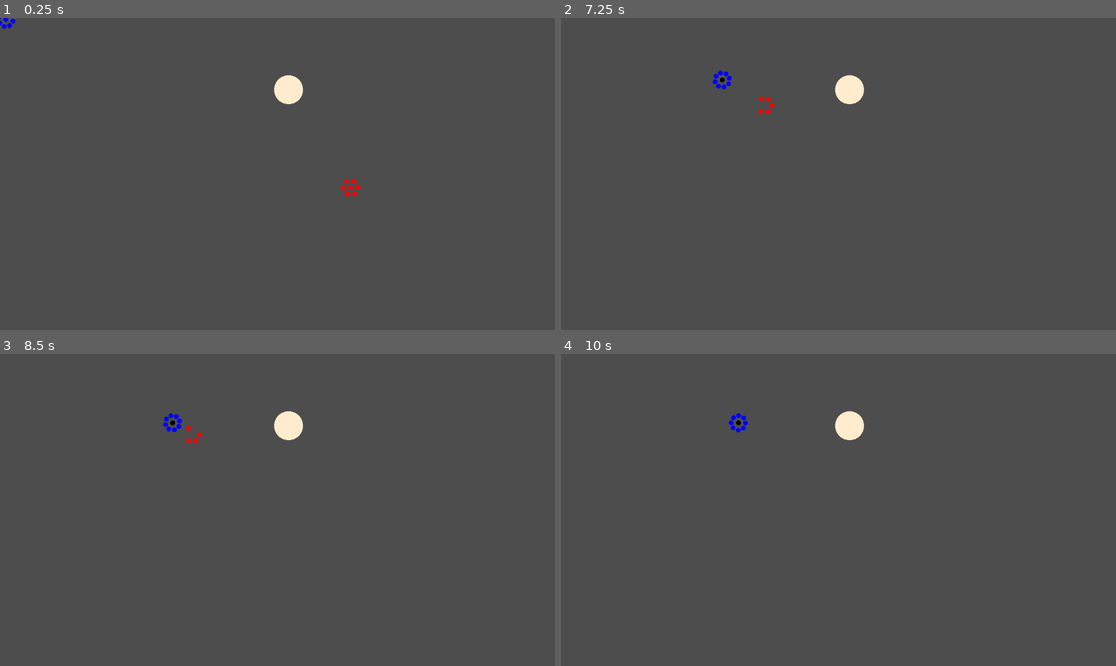
Above: before the commit, frames 1-4 (two rows, left to right).
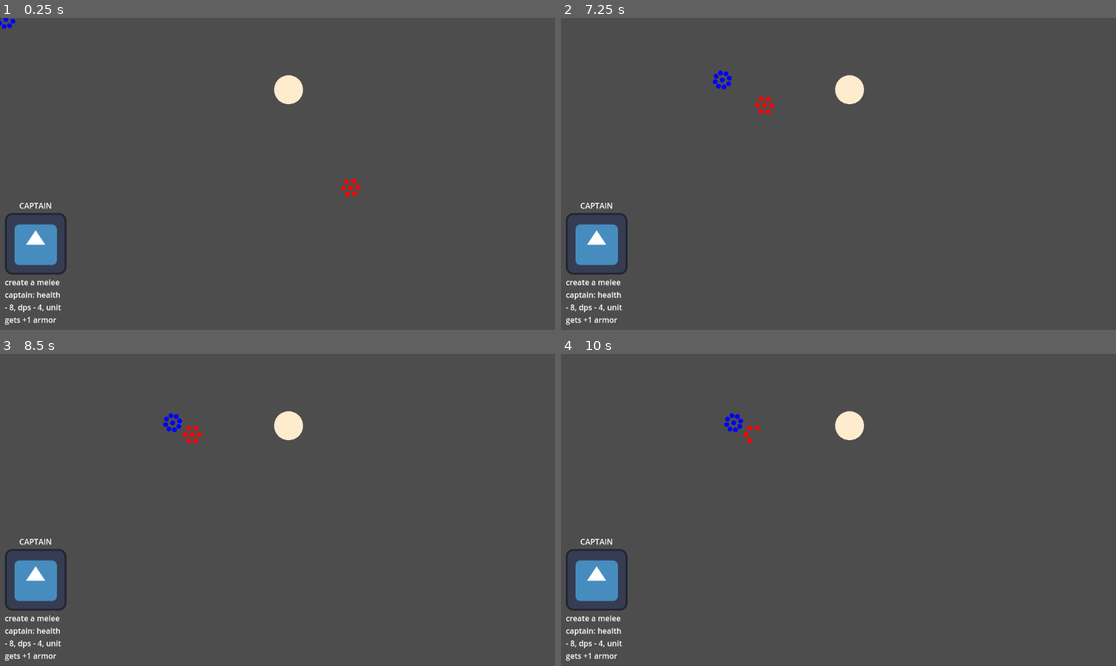
Above: after the commit, the same moments.

Repository: the-alex-g/CardGame
Game: Godot game, scene res://world/world.tscn
Same seed, same stepped clock (60 frames per second), same inputs: the game is played once before the commit and once after it. The engine's default icon, where the game draws it, is replaced by a stand-in: a white triangle on a blue panel in a dark square.
Inputs (mouse positions are in pixels of both pictures, inside the frame that each line leads up to):
- Up to frame 1 (0.25 s): no input
- Up to frame 2 (7.25 s): move the mouse to (572, 21) at 0.52 s; click (572, 21) at 0.67 s; move the mouse to (888, 177) at 1.27 s; click (888, 177) at 1.42 s; move the mouse to (849, 89) at 2.02 s; click (849, 89) at 2.17 s; move the mouse to (810, 236) at 2.77 s; click (810, 236) at 2.92 s; move the mouse to (1005, 220) at 3.52 s; click (1005, 220) at 3.67 s; move the mouse to (672, 127) at 4.27 s; click (672, 127) at 4.42 s; move the mouse to (866, 174) at 5.02 s; click (866, 174) at 5.17 s; move the mouse to (755, 96) at 5.77 s; click (755, 96) at 5.92 s; move the mouse to (960, 158) at 6.52 s; click (960, 158) at 6.67 s
- Up to frame 3 (8.5 s): move the mouse to (166, 525) at 7.27 s; click (166, 525) at 7.42 s; move the mouse to (333, 441) at 8.02 s; click (333, 441) at 8.17 s
- Up to frame 4 (10 s): tap Enter at 8.75 s; move the mouse to (810, 572) at 8.77 s; click (810, 572) at 8.92 s; tap Space at 9.5 s; move the mouse to (1005, 556) at 9.52 s; click (1005, 556) at 9.67 s

The runs differ from the first frame. In frame 1, 1.7% of the frame differs, in the area x 0-13%, y 59-99%; in frame 2, 1.8%; in frame 3, 1.8%; in frame 4, 1.9%, in the area x 0-36%, y 18-99%.

Commit message:
Get cards to work
Getting the captains to work required a wierd bit of work-around code
You can turn a dictionary into a card object, which you can select and place the object

Diff:
--- /dev/null
+++ b/project/cards/card.gd
@@ -0,0 +1,46 @@
+class_name Card
+extends Control
+
+var card_info : Dictionary
+var _focused := false
+
+@onready var _title : Label = $VBoxContainer/Title
+@onready var _text : Label = $VBoxContainer/Text
+
+
+func _ready()->void:
+	card_info = Scriptorium.card
+	_update_card_text()
+
+
+func _input(event:InputEvent)->void:
+	if not _focused:
+		return
+
+	if event is InputEventMouseButton:
+		if event.button_index == MOUSE_BUTTON_LEFT and event.is_pressed():
+			_clicked()
+
+
+func _update_card_text()->void:
+	_title.text = card_info.name
+	_text.text = card_info.text
+
+
+func _clicked()->void:
+	SelectionManager.object = card_info.object
+	SelectionManager.card_selected = self
+
+
+func object_placed()->void:
+	queue_free()
+
+
+func _on_mouse_entered()->void:
+	if not SelectionManager.block_selection:
+		_focused = true
+
+
+func _on_mouse_exited():
+	if not SelectionManager.block_selection:
+		_focused = false
--- /dev/null
+++ b/project/cards/card.tscn
@@ -0,0 +1,36 @@
+[gd_scene load_steps=3 format=3 uid="uid://c3kmpchq2osvn"]
+
+[ext_resource type="Script" path="res://cards/card.gd" id="1_chqqy"]
+[ext_resource type="Texture2D" uid="uid://cy58hl30djh6x" path="res://icon.svg" id="2_ni6qn"]
+
+[node name="Card" type="Control"]
+layout_mode = 3
+anchors_preset = 15
+anchor_right = 1.0
+anchor_bottom = 1.0
+grow_horizontal = 2
+grow_vertical = 2
+script = ExtResource("1_chqqy")
+
+[node name="VBoxContainer" type="VBoxContainer" parent="."]
+layout_mode = 0
+offset_right = 40.0
+offset_bottom = 40.0
+
+[node name="Title" type="Label" parent="VBoxContainer"]
+layout_mode = 2
+text = "Ye Olde Icon"
+horizontal_alignment = 1
+uppercase = true
+
+[node name="TextureRect" type="TextureRect" parent="VBoxContainer"]
+layout_mode = 2
+texture = ExtResource("2_ni6qn")
+
+[node name="Text" type="Label" parent="VBoxContainer"]
+layout_mode = 2
+text = "create a melee unit: health - 10, dooble  - 1000, cows : 0"
+autowrap_mode = 2
+
+[connection signal="mouse_entered" from="VBoxContainer" to="." method="_on_mouse_entered"]
+[connection signal="mouse_exited" from="VBoxContainer" to="." method="_on_mouse_exited"]
--- a/project/project.godot
+++ b/project/project.godot
@@ -19,3 +19,4 @@
 
 TargetTracker="*res://shared/targeting/target_tracker.gd"
 SelectionManager="*res://shared/selection_manager.gd"
+Scriptorium="*res://shared/scriptorium.gd"
--- /dev/null
+++ b/project/shared/scriptorium.gd
@@ -0,0 +1,59 @@
+extends Node
+
+var cards := [
+	#{"type":"spell", "name":"fireball", "info":{"target_towers":false, "target_units":true, "type":Spell.Type.DAMAGE, "spell_info":{"targets":3, "damage":3}}, "text":"deal 3 damage to 3 soldiers"},
+	#{"type":"tower", "name":"tower", "info":{"health":30, "spawn_radius":300, "size":30}, "text":"create a tower with 30 health"},
+	#{"type":"unit", "name":"legion", "info":{"size":7, "unit_type":"Melee", "speed":100.0, "attack_delay":1.0, "hit_radius":30.0, "stats":Stats.new()}, "text":"create a melee unit: size - 7, health - 8, speed - 6, dps - 4"},
+	{"type":"captain", "name":"captain", "info":{"stats":Stats.new(), "attack_type":"Melee", "attack_delay":1.0, "hit_range":30.0, "unit_bonus":Stats.new(), "type":Captain.Type.ATTACK, "spell":null}, "text":"create a melee captain: health - 8, dps - 4, unit gets +1 armor"}
+]
+var card : Dictionary : get = _get_card
+
+
+func _get_card()->Dictionary:
+	var card_data : Dictionary = cards.pick_random()
+	var card_info_to_return : Dictionary = {"name":card_data.name, "text":card_data.text}
+	match card_data.type:
+		"spell":
+			card_info_to_return["object"] = _get_spell_from_info(card_data.info)
+		"tower":
+			card_info_to_return["object"] = _get_tower_from_info(card_data.info)
+		"unit":
+			card_info_to_return["object"] = _get_unit_from_info(card_data.info)
+		"captain":
+			card_info_to_return["object"] = _get_captain_from_info(card_data.info)
+	return card_info_to_return
+
+
+func _get_spell_from_info(info:Dictionary)->Spell:
+	return Spell.new(info.target_towers, info.target_units, info.type, info.spell_info)
+
+
+func _get_tower_from_info(info:Dictionary)->Tower:
+	var tower : Tower = load("res://towers/tower.tscn").instantiate()
+	tower.health = info.health
+	tower.tower_spawn_radius = info.spawn_radius
+	tower.tower_radius = info.size
+	return tower
+
+
+func _get_unit_from_info(info:Dictionary)->Unit:
+	var unit : Unit = load("res://unit/unit.tscn").instantiate()
+	unit.unit_size = info.size
+	unit.unit_type = info.unit_type
+	unit.speed = info.speed
+	unit.attack_delay_time = info.attack_delay
+	unit.hit_radius = info.hit_radius
+	unit.soldier_stats = info.stats
+	return unit
+
+
+func _get_captain_from_info(info:Dictionary)->Captain:
+	var captain : Captain = load("res://soldier/captain/captain.tscn").instantiate()
+	captain.stats = info.stats
+	captain.soldier_type = info.attack_type
+	captain.attack_cooldown_time = info.attack_delay
+	captain.hit_range = info.hit_range
+	captain.unit_bonus = info.unit_bonus
+	captain.type = info.type
+	captain.spell = info.spell
+	return captain
--- a/project/shared/selectable.gd
+++ b/project/shared/selectable.gd
@@ -6,6 +6,10 @@
 @export var radius := 20.0 : set = _set_radius
 
 var _selected := false
+
+
+func _ready()->void:
+	_set_radius(radius)
 
 
 func _input(event:InputEvent)->void:
--- a/project/shared/selection_manager.gd
+++ b/project/shared/selection_manager.gd
@@ -3,22 +3,21 @@
 enum ObjectTypes {NONE, TOWER, UNIT, CAPTAIN, SPELL}
 
 var object : Node : set = _set_object
+var card_selected : Card
 var selected_object_type : int : get = _get_selected_object_type
 var block_selection := false
 
 
-func _ready()->void:
-	object = load("res://soldier/captain/captain.tscn").instantiate()
-
-
 func _set_object(value:Node)->void:
+	if value != null and value != object:
+		value.ready.connect(Callable(self, "_on_object_tree_entered"), CONNECT_ONE_SHOT)
 	object = value
-	if object != null:
-		object.ready.connect(Callable(self, "_on_object_tree_entered"), CONNECT_ONE_SHOT)
 
 
 func _on_object_tree_entered()->void:
 	object = null
+	card_selected.object_placed()
+	card_selected = null
 
 
 func _get_selected_object_type()->int:
--- a/project/soldier/captain/captain.gd
+++ b/project/soldier/captain/captain.gd
@@ -9,13 +9,19 @@
 @export var hit_range := 45.0
 @export var unit_bonus := Stats.new(0, 2)
 @export var type : Type
-@export var spell := Spell.new()
+@export var spell := Spell.new(false, true, Spell.Type.DAMAGE, {"targets":1, "damage":4}, true)
 
 var target : Target : set = _set_target
 var root_unit : Unit
 
 @onready var _attack_cooldown_timer : Timer = $AttackCooldownTimer
 @onready var _hit_area : HitArea = $HitArea
+
+
+func _init()->void:
+	# this function is, for some unfathomable reason, necessary
+	# in order to instance this scene in the scriptorium.
+	pass
 
 
 func _ready():
--- a/project/soldier/captain/captain.tscn
+++ b/project/soldier/captain/captain.tscn
@@ -1,14 +1,13 @@
-[gd_scene load_steps=4 format=3 uid="uid://ckugrsb48ouyj"]
+[gd_scene load_steps=3 format=3 uid="uid://ckugrsb48ouyj"]
 
 [ext_resource type="Script" path="res://soldier/captain/captain.gd" id="1_74nr5"]
 [ext_resource type="PackedScene" uid="uid://c75ul6ulpjtar" path="res://shared/targeting/hit_area.tscn" id="2_0rdpd"]
-[ext_resource type="Script" path="res://spells/spell.gd" id="3_6umn0"]
 
 [node name="Captain" type="Node2D" node_paths=PackedStringArray("spell")]
 script = ExtResource("1_74nr5")
 hit_range = 300.0
 type = 2
-spell = NodePath("Spell")
+spell = NodePath("")
 color = Color(0, 0, 0, 1)
 soldier_type = "Ranged"
 
@@ -16,16 +15,6 @@
 
 [node name="AttackCooldownTimer" type="Timer" parent="."]
 
-[node name="Spell" type="Node" parent="."]
-script = ExtResource("3_6umn0")
-target_units = true
-captain_spell = true
-type = 1
-info = {
-"damage": 100,
-"targets": 1
-}
-
 [connection signal="hidden" from="." to="." method="_on_hidden"]
 [connection signal="shoot" from="." to="." method="_on_shoot"]
 [connection signal="updated_target_in_range" from="HitArea" to="." method="_on_hit_area_updated_target_in_range"]
--- a/project/soldier/soldier.gd
+++ b/project/soldier/soldier.gd
@@ -11,6 +11,10 @@
 var captain_bonus : Stats : set = _set_captain_bonus
 
 @onready var max_health := stats.health
+
+
+func _init(soldier_stats:Stats)->void:
+	stats = soldier_stats
 
 
 func _draw()->void:
--- a/project/spells/spell.gd
+++ b/project/spells/spell.gd
@@ -15,6 +15,14 @@
 var copy : Spell : get = _get_copy
 
 @onready var _parent : Target = null if captain_spell else get_parent()
+
+
+func _init(spell_target_towers:bool, spell_target_units:bool, spell_type:Type, spell_info:Dictionary, spell_captain_spell := false)->void:
+	target_towers = spell_target_towers
+	target_units = spell_target_units
+	type = spell_type
+	info = spell_info
+	captain_spell = spell_captain_spell
 
 
 func _ready()->void:
--- a/project/towers/tower.tscn
+++ b/project/towers/tower.tscn
@@ -13,5 +13,6 @@
 shape = SubResource("CircleShape2D_f0rvp")
 
 [node name="Selectable" parent="." instance=ExtResource("2_28bp1")]
+radius = 30.0
 
 [connection signal="clicked" from="Selectable" to="." method="_on_selectable_clicked"]
--- a/project/unit/soldier_container.gd
+++ b/project/unit/soldier_container.gd
@@ -44,16 +44,16 @@
 					break
 
 
-func populate_unit()->void:
+func populate_unit(soldier_stats:Stats)->void:
 	# add all the soldiers in the proper formation.
-	_instance_soldier(Vector2.ZERO)
+	_instance_soldier(soldier_stats, Vector2.ZERO)
 	for i in unit_size - 1:
-		_instance_soldier(Vector2.RIGHT.rotated(TAU * i / (unit_size - 1) ) * 15.0)
+		_instance_soldier(soldier_stats, Vector2.RIGHT.rotated(TAU * i / (unit_size - 1) ) * 15.0)
 
 
-func _instance_soldier(soldier_position:Vector2)->void:
+func _instance_soldier(soldier_stats:Stats, soldier_position:Vector2)->void:
 	# add a soldier
-	var soldier := Soldier.new()
+	var soldier := Soldier.new(soldier_stats)
 	if unit_type == "Ranged":
 		soldier.shoot.connect(Callable(self, "_on_soldier_shoot"))
 	soldier.soldier_type = unit_type
--- a/project/unit/unit.gd
+++ b/project/unit/unit.gd
@@ -9,6 +9,7 @@
 @export var attack_delay_time := 1.0
 @export var color := Color.BLUE
 @export var hit_radius := 30.0
+@export var soldier_stats := Stats.new()
 
 @export_category("Unit Type")
 @export_enum("Melee", "Ranged") var unit_type := "Melee"
@@ -54,7 +55,7 @@
 	_soldier_container.unit_size = unit_size
 	_soldier_container.unit_type = unit_type
 	_soldier_container.color = color
-	_soldier_container.populate_unit()
+	_soldier_container.populate_unit(soldier_stats)
 
 
 func _move_towards_target(delta:float)->void:
--- a/project/world/world.tscn
+++ b/project/world/world.tscn
@@ -1,7 +1,8 @@
-[gd_scene load_steps=3 format=3 uid="uid://bu3vngbou6wmj"]
+[gd_scene load_steps=4 format=3 uid="uid://bu3vngbou6wmj"]
 
 [ext_resource type="PackedScene" uid="uid://bdh15jqfi0hyn" path="res://towers/tower.tscn" id="2_dymgq"]
 [ext_resource type="PackedScene" uid="uid://xgfxsdir034" path="res://unit/unit.tscn" id="2_ul3bs"]
+[ext_resource type="PackedScene" uid="uid://c3kmpchq2osvn" path="res://cards/card.tscn" id="3_6rh0s"]
 
 [node name="World" type="Node2D"]
 
@@ -15,3 +16,10 @@
 
 [node name="Tower" parent="." instance=ExtResource("2_dymgq")]
 position = Vector2(599, 149)
+
+[node name="CanvasLayer" type="CanvasLayer" parent="."]
+
+[node name="Card" parent="CanvasLayer" instance=ExtResource("3_6rh0s")]
+offset_left = 10.0
+offset_top = 378.0
+offset_right = -1003.0
